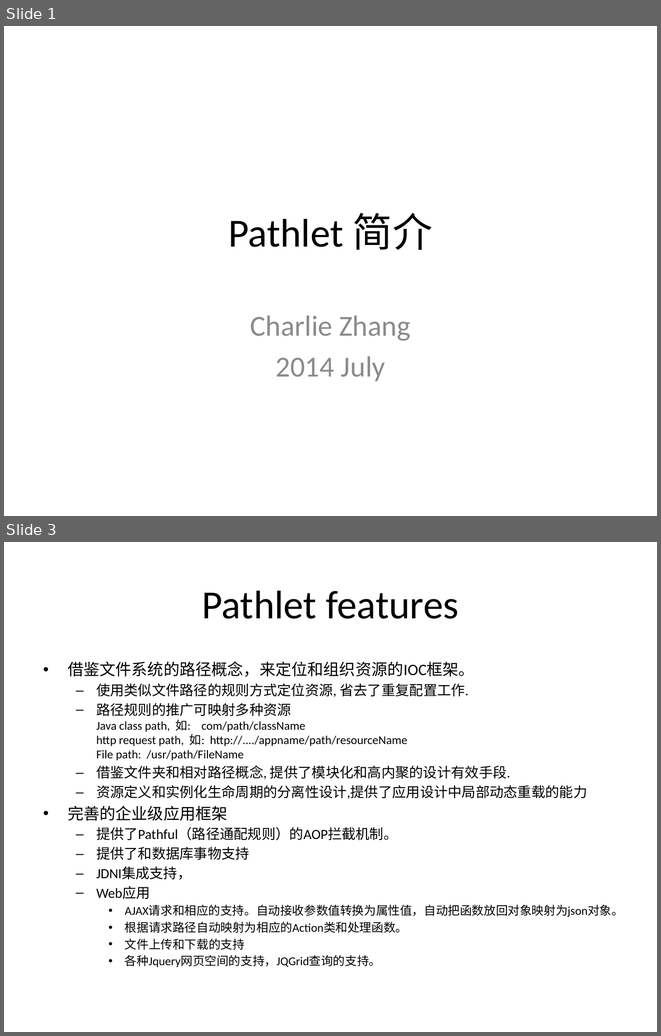
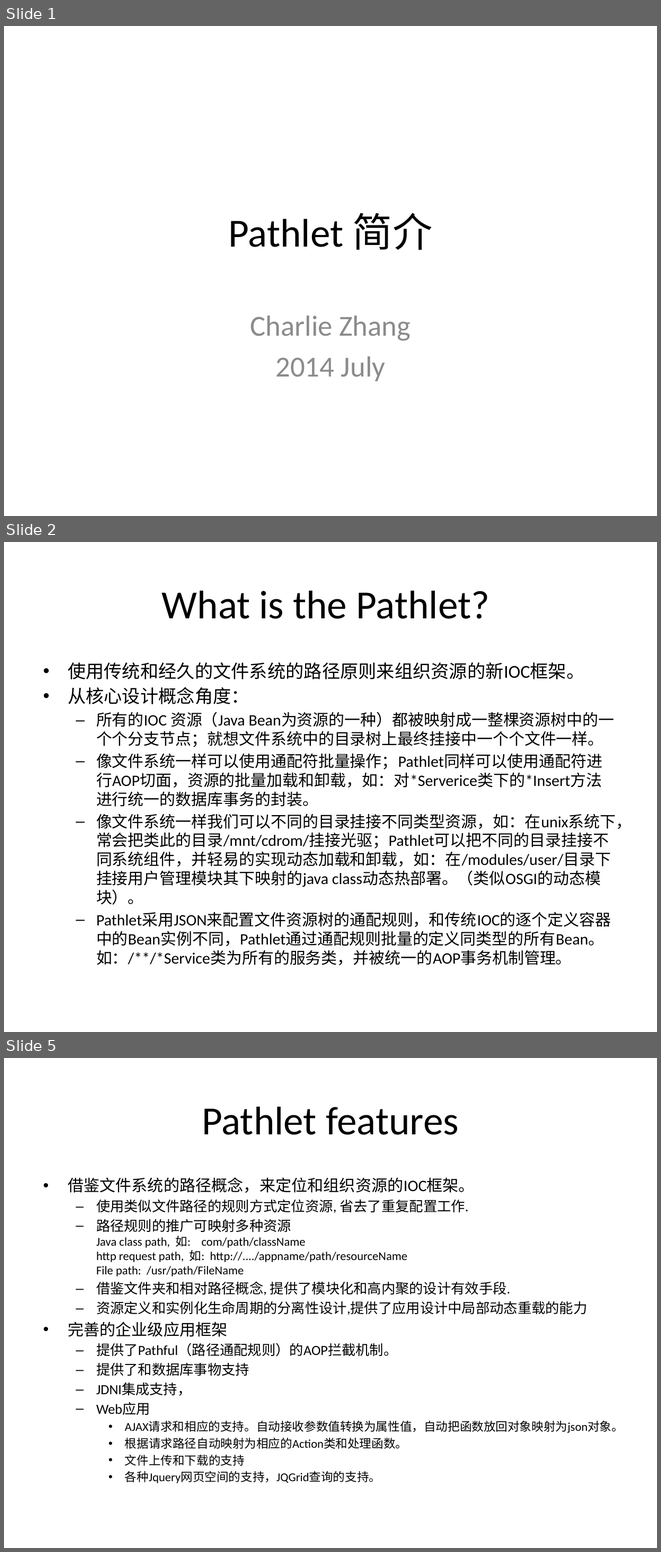
Before and after one commit to zhangclong/pathlet, a slide deck: docs/Pathlet 设计简介.pptx. Shown one above the other, each under a label of ours: slides 1 and 3 before the commit, slides 1, 2 and 5 after it; the slides between them are not shown. The pictures are 661x1036 and 661x1552 pixels, drawn with LibreOffice and Linux fonts; fonts in the diff are those of the drawing. Boxes give left, top, right and bottom in pixels: in the first picture for what was removed or moved away, otherwise in the second. Text is boxed around its words. In the diff, an @@ line names an element or a change of style, - is before the commit and + after.

Commit message:
1. Revised the Pathlet guide. 2. Modified the core test code

```diff
--- a/docs/Pathlet 设计简介.pptx
+++ b/docs/Pathlet 设计简介.pptx
@@ slide 2 added at bbox=[4, 542, 657, 1032], background #FFFFFF @@
@@ title added at bbox=[162, 590, 490, 619], 44 pt, text #000000 @@
+What is the Pathlet?
@@ text added at bbox=[68, 662, 632, 965], 17.5 pt, text #000000 @@
+• 使用传统和经久的文件系统的路径原则来组织资源的新IOC框架。
+• 从核心设计概念角度：
+  – 所有的IOC 资源（Java Bean为资源的一种）都被映射成一整棵资源树中的一个个分支节点；就想文件系统中的目录树上最终挂接中一个个文件一样。
+  – 像文件系统一样可以使用通配符批量操作；Pathlet同样可以使用通配符进行AOP切面，资源的批量加载和卸载，如：对*Serverice类下的*Insert方法进行统一的数据库事务的封装。
+  – 像文件系统一样我们可以不同的目录挂接不同类型资源，如：在unix系统下，常会把类此的目录/mnt/cdrom/挂接光驱；Pathlet可以把不同的目录挂接不同系统组件，并轻易的实现动态加载和卸载，如：在/modules/user/目录下挂接用户管理模块其下映射的java class动态热部署。（类似OSGI的动态模块）。
+  – Pathlet采用JSON来配置文件资源树的通配规则，和传统IOC的逐个定义容器中的Bean实例不同，Pathlet通过通配规则批量的定义同类型的所有Bean。如：/**/*Service类为所有的服务类，并被统一的AOP事务机制管理。
@@ what was slide 3 is now slide 5 @@
```
Also in this commit, not shown: 4 slides changed, 2 other slides added, 1 slide removed, 39 other files.
